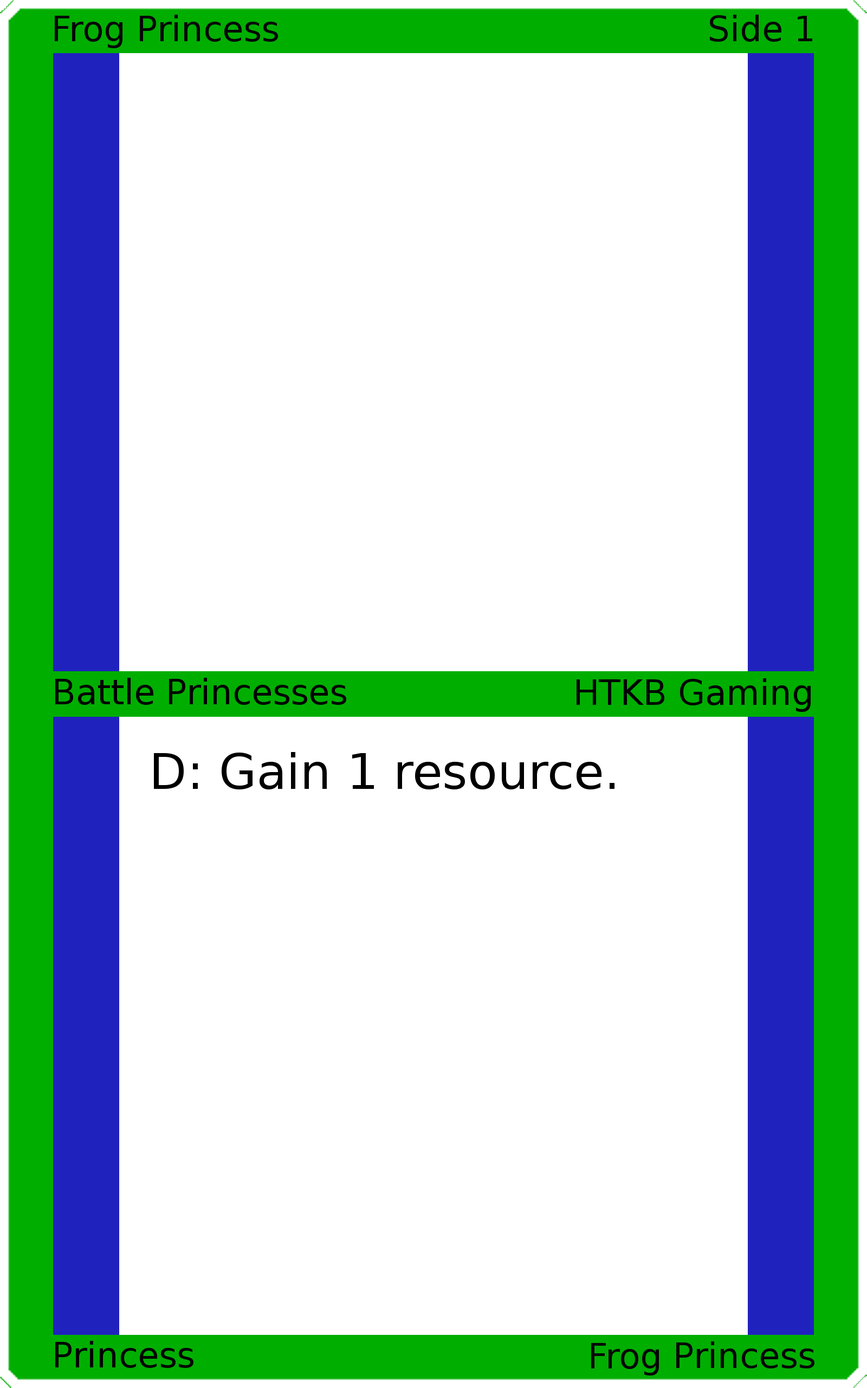
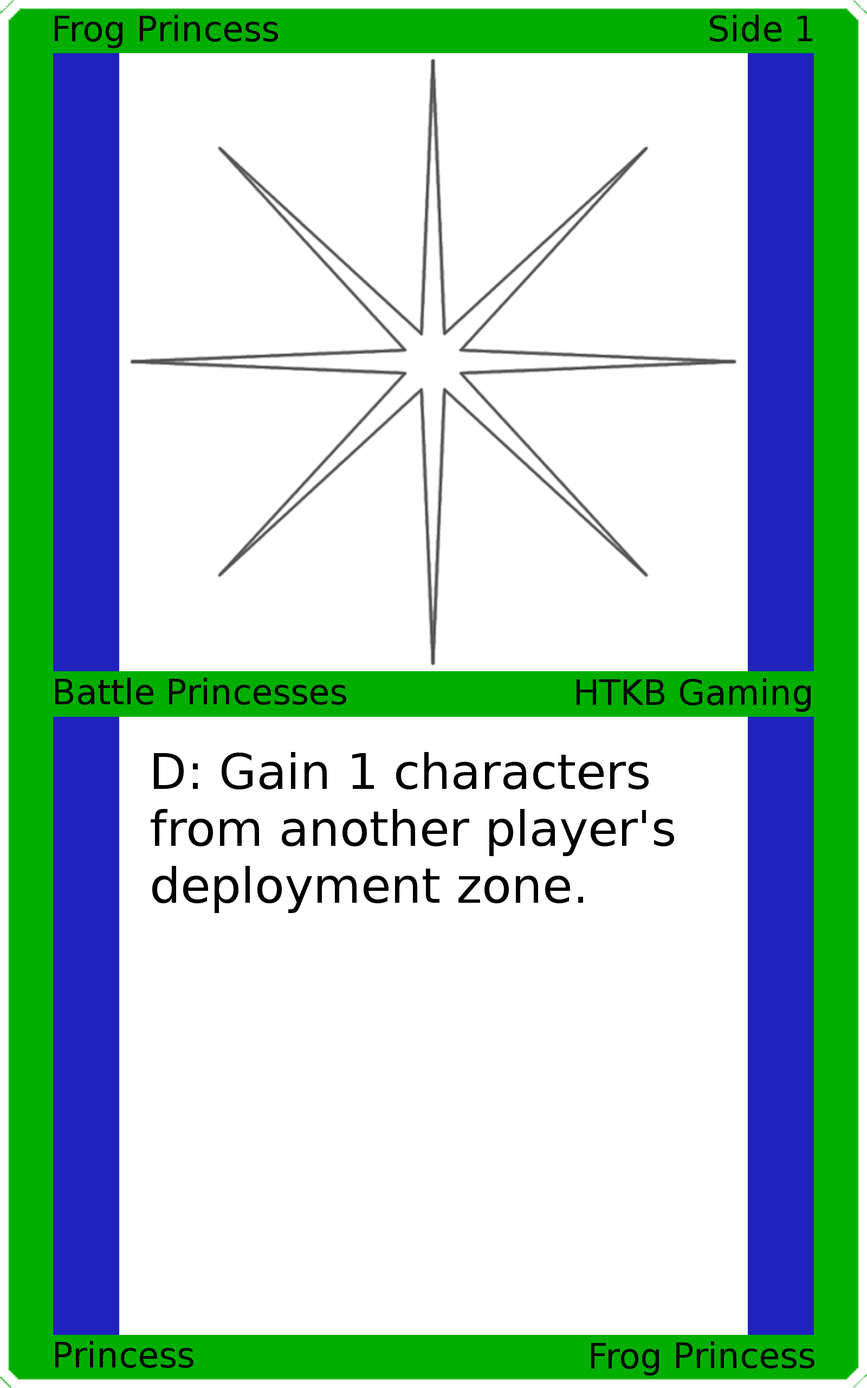
The second 867 x 1388 image is a revision of the first. Changes to its layers:
painted on "Card Text" over [150, 751, 675, 913]
added layer "Art" above "Top Background" over [129, 57, 738, 666]
